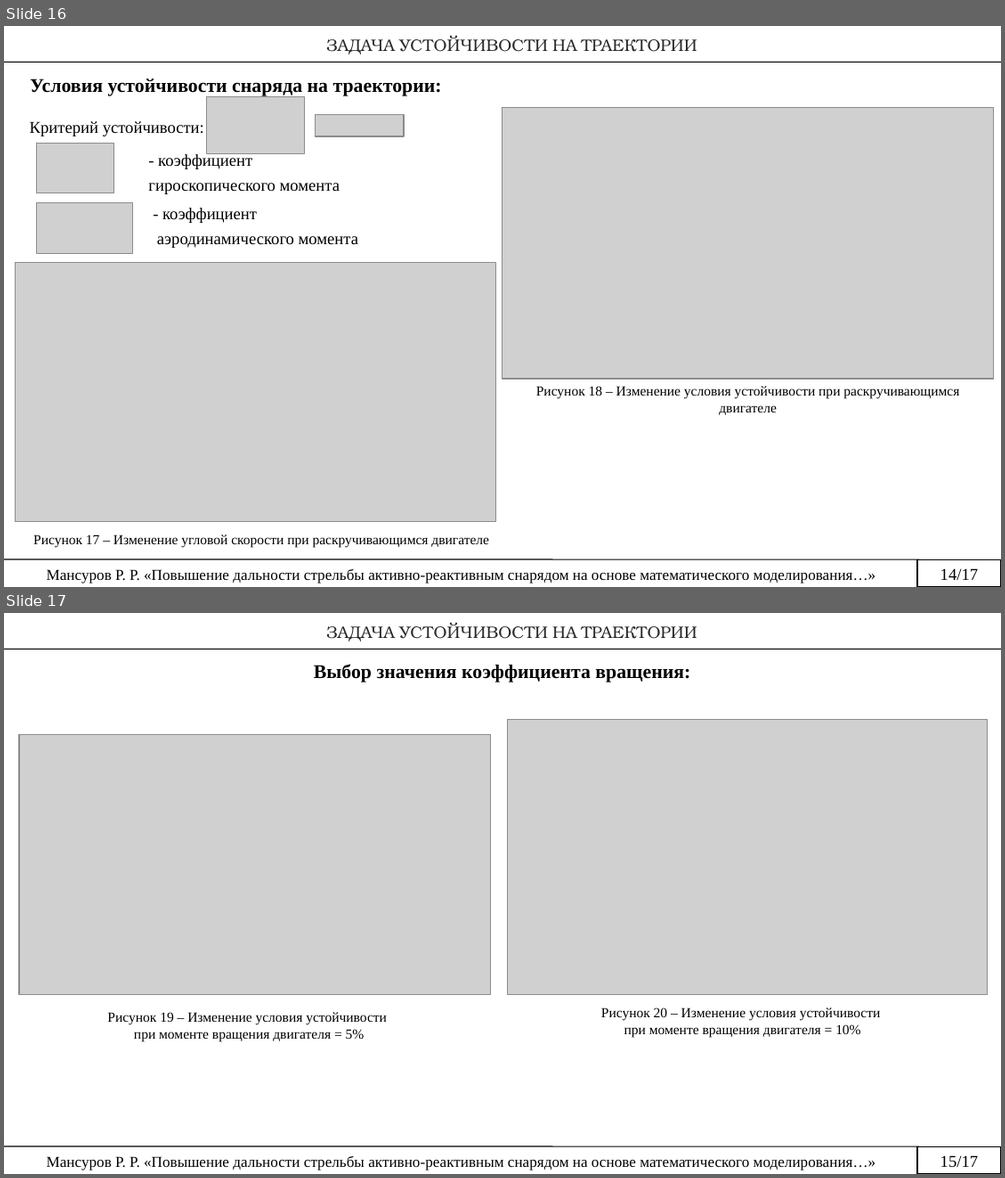
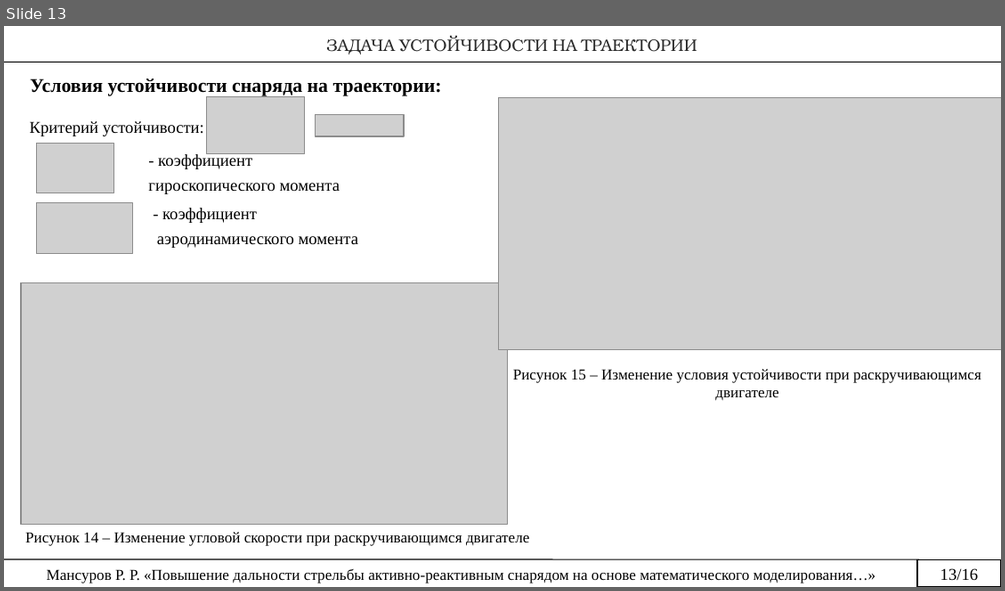
Before and after one commit to rustam-mansurov/cats, a slide deck: Диссертация/Мансуров Презентация.pptx. Shown one above the other, each under a label of ours: slides 16 and 17 before the commit, slide 13 after it. The pictures are 1005x1178 and 1005x591 pixels, drawn with LibreOffice and Linux fonts; fonts in the diff are those of the drawing; grey boxes stand for pictures. Boxes give left, top, right and bottom in pixels: in the first picture for what was removed or moved away, otherwise in the second. Text is boxed around its words. In the diff, an @@ line names an element or a change of style, - is before the commit and + after.

```diff
--- a/Диссертация/Мансуров Презентация.pptx
+++ b/Диссертация/Мансуров Презентация.pptx
@@ slide 17 removed at (4, 613, 1001, 1174), background #FFFFFF @@
@@ text removed at (326, 623, 697, 641) @@
-ЗАДАЧА УСТОЙЧИВОСТИ НА ТРАЕКТОРИИ
@@ line removed from (4, 649) to (1001, 649) @@
@@ text removed at (314, 664, 690, 682) @@
-Выбор значения коэффициента вращения:
@@ picture removed at (19, 735, 491, 995) @@
@@ picture removed at (508, 720, 987, 995) @@
@@ text removed at (107, 1012, 387, 1041) @@
-Рисунок 19 – Изменение условия устойчивости
-при моменте вращения двигателя = 5%
@@ text removed at (601, 1007, 881, 1038) @@
-Рисунок 20 – Изменение условия устойчивости
-при моменте вращения двигателя = 10%
@@ line removed from (4, 1146) to (919, 1146) @@
@@ rectangle removed at (917, 1146, 1001, 1173) @@
@@ rectangle removed at (917, 1146, 1001, 1173) @@
-15/17
@@ text removed at (47, 1156, 876, 1170) @@
-Мансуров Р. Р. «Повышение дальности стрельбы активно-реактивным снарядом на основе математического моделирования…»
@@ what was slide 16 is now slide 13 @@
@@ slide 13 changed as well @@
@@ picture: place and size @@
-picture at (502, 108, 993, 378)
+picture at (499, 98, 1001, 350)
@@ picture: place and size @@
-picture at (15, 262, 495, 521)
+picture at (21, 282, 508, 524)
@@ text at (513, 369, 981, 401): text changed; size 10 to 11 pt @@
-Рисунок 18 – Изменение условия устойчивости при раскручивающимся двигателе
+Рисунок 15 – Изменение условия устойчивости при раскручивающимся двигателе
@@ text at (25, 532, 529, 546): text changed; size 10 to 11 pt @@
-Рисунок 17 – Изменение угловой скорости при раскручивающимся двигателе
+Рисунок 14 – Изменение угловой скорости при раскручивающимся двигателе
@@ text in rectangle at (940, 568, 978, 580): text changed @@
-14/17
+13/16
```
Also in this commit, not shown: 12 other slides changed, 1 slide added, 6 other slides removed, 16 other files.
